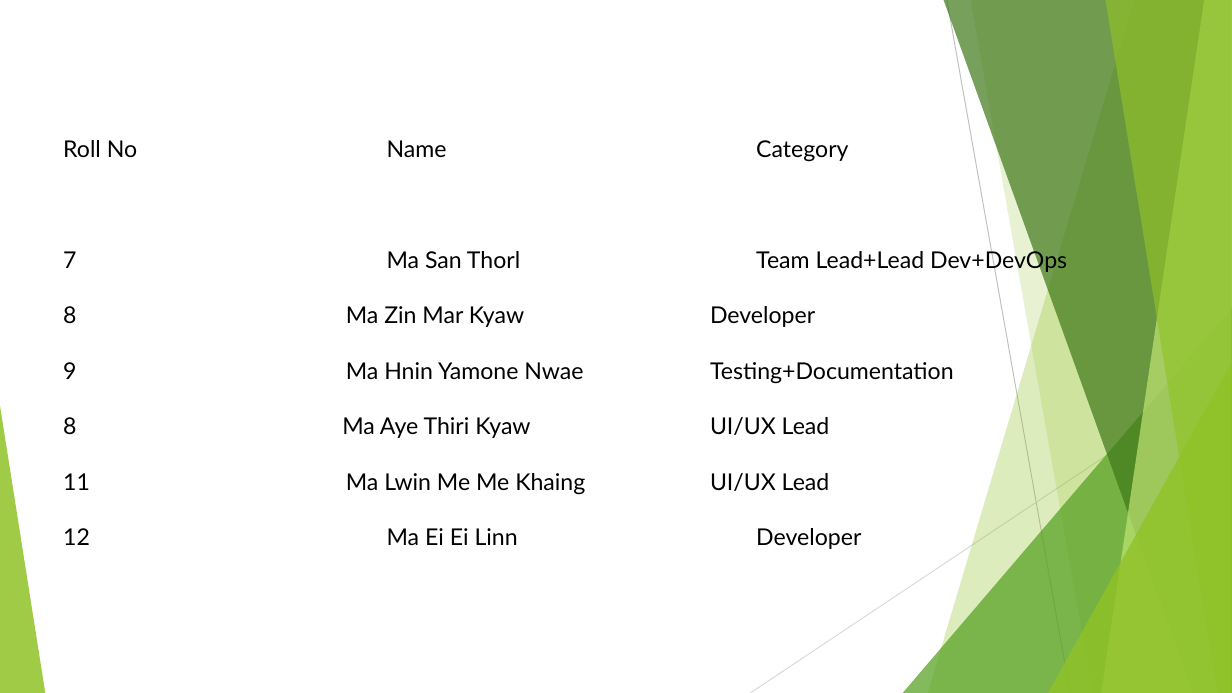
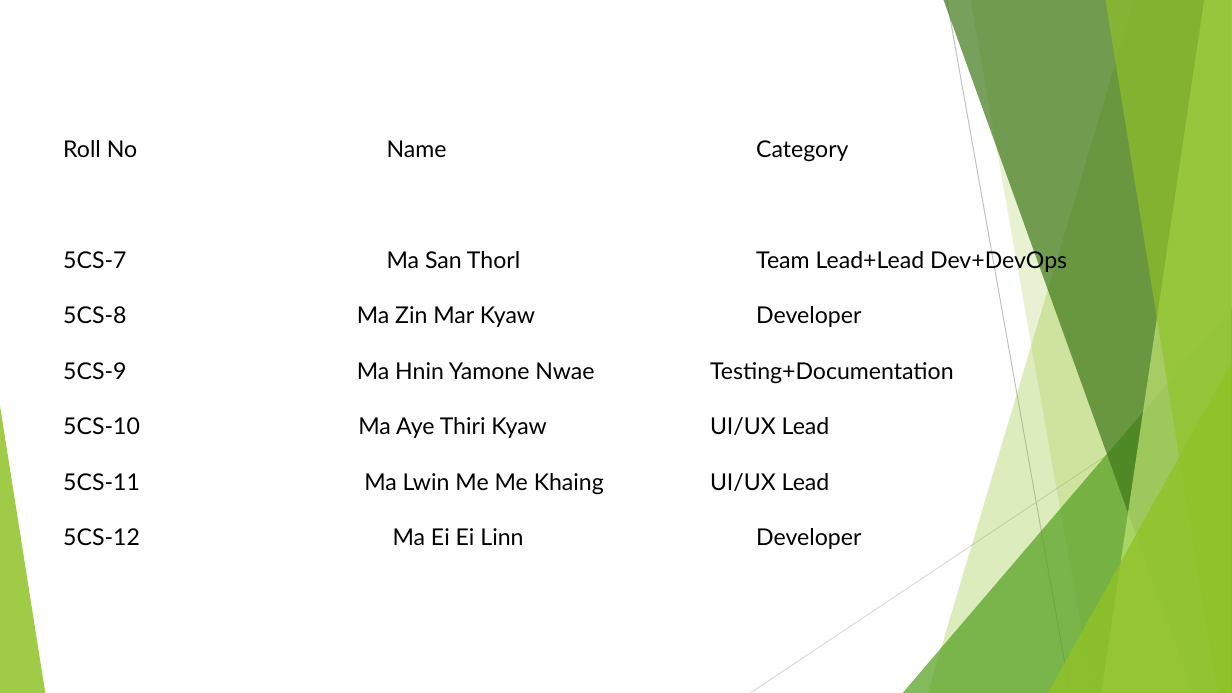
Before and after one commit to sun-mdy-geo/pdf-update, a slide deck: slide 4 of Intern2018.pptx. Drawn at 1232x693 pixels with LibreOffice and Linux fonts; fonts in the diff are those of the drawing. Boxes give left, top, right and bottom in pixels: in the first picture for what was removed or moved away, otherwise in the second. Text is boxed around its words. In the diff, an @@ line names an element or a change of style, - is before the commit and + after.

```diff
--- a/Intern2018.pptx
+++ b/Intern2018.pptx
@@ text at (63, 247, 1067, 546): text changed @@
-7 Ma San Thorl Team Lead+Lead Dev+DevOps
-8 Ma Zin Mar Kyaw Developer
-9 Ma Hnin Yamone Nwae Testing+Documentation
-8 Ma Aye Thiri Kyaw UI/UX Lead
-11 Ma Lwin Me Me Khaing UI/UX Lead
-12 Ma Ei Ei Linn Developer
+5CS-7 Ma San Thorl Team Lead+Lead Dev+DevOps
+5CS-8 Ma Zin Mar Kyaw Developer
+5CS-9 Ma Hnin Yamone Nwae Testing+Documentation
+5CS-10 Ma Aye Thiri Kyaw UI/UX Lead
+5CS-11 Ma Lwin Me Me Khaing UI/UX Lead
+5CS-12 Ma Ei Ei Linn Developer
```
Also in this commit, not shown: 2 other slides changed, 1 slide removed.
